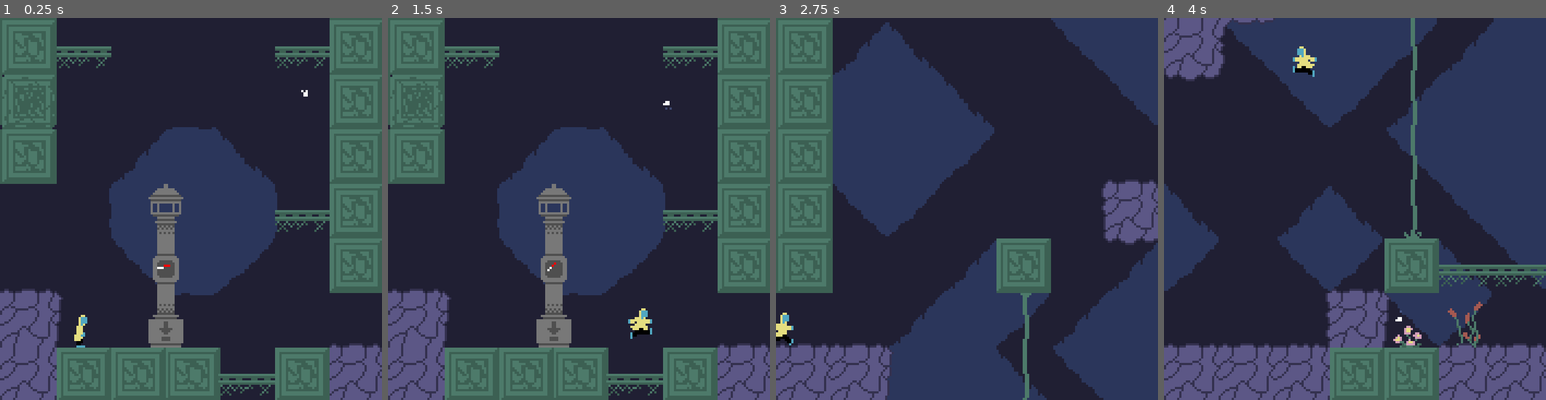
Above: before the commit, frames 1-4 (left to right).
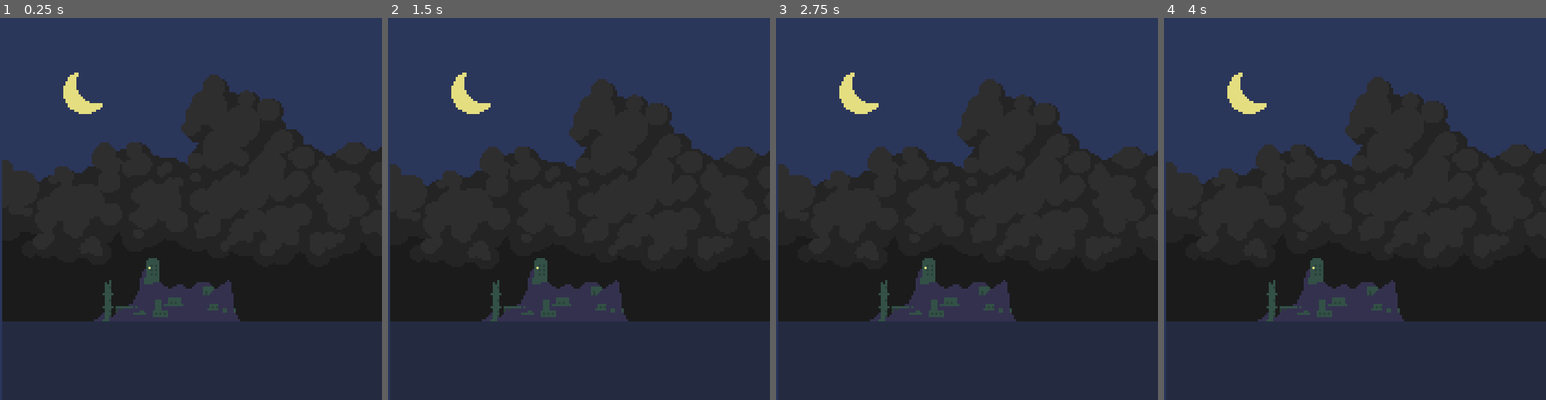
Above: after the commit, the same moments.

Repository: tabrasel/Glowkeeper
Game: Godot game, scene res://scenes/island_cutscene.tscn
Same seed, same stepped clock (60 frames per second), same inputs: the game is played once before the commit and once after it. Before the commit the project starts from res://scenes/game.tscn.
Inputs:
- Up to frame 1 (0.25 s): no input
- Up to frame 2 (1.5 s): hold Right (ui_right) 0.53-1.28 s; tap Z (jump) at 0.77 s; hold Down (ui_down) from 1.28 s (still down)
- Up to frame 3 (2.75 s): tap Z (jump) at 1.52 s; release Down (ui_down) at 2.03 s; hold Right (ui_right) from 2.03 s (still down)
- Up to frame 4 (4 s): tap Z (jump) at 3.02, 3.77 s; release Right (ui_right) at 3.53 s; hold Left (ui_left) from 3.53 s (still down)

The runs differ from the first frame. In frame 1, 68% of the frame differs, in the area x 0-100%, y 0-100%; in frame 2, 68%; in frame 3, 53%; in frame 4, 52%.

Commit message:
Add intro island cutscene

Diff:
--- a/project.godot
+++ b/project.godot
@@ -11,7 +11,7 @@
 [application]
 
 config/name="Small World"
-run/main_scene="res://scenes/game.tscn"
+run/main_scene="res://scenes/island_cutscene.tscn"
 config/features=PackedStringArray("4.2", "Mobile")
 boot_splash/show_image=false
 config/icon="res://assets/icon.svg"
--- /dev/null
+++ b/scenes/island_cutscene.tscn
@@ -0,0 +1,210 @@
+[gd_scene load_steps=19 format=3 uid="uid://86m8vtm5gjb3"]
+
+[ext_resource type="Script" path="res://scripts/island_cutscene.gd" id="1_qdfys"]
+[ext_resource type="PackedScene" uid="uid://27c45s4m5sou" path="res://scenes/game.tscn" id="2_qrmyg"]
+[ext_resource type="Texture2D" uid="uid://cf4rbytgp54ul" path="res://assets/cutscene/island.png" id="3_vribs"]
+[ext_resource type="Texture2D" uid="uid://dumx7f5kgs323" path="res://assets/spritesheets/sprite_thundercloud.png" id="4_oaawp"]
+[ext_resource type="Texture2D" uid="uid://c4rkhpvimh4ud" path="res://assets/spritesheets/spritesheet_lightning.png" id="5_8rfmo"]
+[ext_resource type="Texture2D" uid="uid://c8ff26qn4sppm" path="res://assets/cutscene/fade_dither.png" id="6_8f12j"]
+[ext_resource type="Script" path="res://scripts/lightning.gd" id="6_uyb8h"]
+[ext_resource type="AudioStream" uid="uid://cvsusq3qjp6b3" path="res://assets/sfx/sfx_sea_thunderstorm.wav" id="8_pcucu"]
+
+[sub_resource type="AtlasTexture" id="AtlasTexture_ivdte"]
+atlas = ExtResource("5_8rfmo")
+region = Rect2(0, 0, 32, 32)
+
+[sub_resource type="AtlasTexture" id="AtlasTexture_tdnhq"]
+atlas = ExtResource("5_8rfmo")
+region = Rect2(32, 0, 32, 32)
+
+[sub_resource type="AtlasTexture" id="AtlasTexture_oc18u"]
+atlas = ExtResource("5_8rfmo")
+region = Rect2(64, 0, 32, 32)
+
+[sub_resource type="AtlasTexture" id="AtlasTexture_ssu0c"]
+atlas = ExtResource("5_8rfmo")
+region = Rect2(0, 32, 32, 32)
+
+[sub_resource type="AtlasTexture" id="AtlasTexture_i1n4n"]
+atlas = ExtResource("5_8rfmo")
+region = Rect2(32, 32, 32, 32)
+
+[sub_resource type="AtlasTexture" id="AtlasTexture_cvtve"]
+atlas = ExtResource("5_8rfmo")
+region = Rect2(64, 32, 32, 32)
+
+[sub_resource type="SpriteFrames" id="SpriteFrames_sug4o"]
+animations = [{
+"frames": [{
+"duration": 1.0,
+"texture": SubResource("AtlasTexture_ivdte")
+}, {
+"duration": 1.0,
+"texture": SubResource("AtlasTexture_tdnhq")
+}, {
+"duration": 1.0,
+"texture": SubResource("AtlasTexture_oc18u")
+}],
+"loop": false,
+"name": &"strike_1",
+"speed": 10.0
+}, {
+"frames": [{
+"duration": 1.0,
+"texture": SubResource("AtlasTexture_ssu0c")
+}, {
+"duration": 1.0,
+"texture": SubResource("AtlasTexture_i1n4n")
+}, {
+"duration": 1.0,
+"texture": SubResource("AtlasTexture_cvtve")
+}],
+"loop": false,
+"name": &"strike_2",
+"speed": 10.0
+}]
+
+[sub_resource type="RectangleShape2D" id="RectangleShape2D_6i14l"]
+size = Vector2(175, 23)
+
+[sub_resource type="Animation" id="Animation_l6770"]
+resource_name = "intro"
+length = 9.0
+tracks/0/type = "method"
+tracks/0/imported = false
+tracks/0/enabled = true
+tracks/0/path = NodePath(".")
+tracks/0/interp = 1
+tracks/0/loop_wrap = true
+tracks/0/keys = {
+"times": PackedFloat32Array(9),
+"transitions": PackedFloat32Array(1),
+"values": [{
+"args": [],
+"method": &"switch_to_gameplay_scene"
+}]
+}
+tracks/1/type = "bezier"
+tracks/1/imported = false
+tracks/1/enabled = true
+tracks/1/path = NodePath("ThundercloudSprite:position:y")
+tracks/1/interp = 1
+tracks/1/loop_wrap = true
+tracks/1/keys = {
+"handle_modes": PackedInt32Array(0, 0, 0, 0, 0, 0),
+"points": PackedFloat32Array(90, -0.25, 0, 0.25, 0, 93, -0.25, 0, 0.25, 0, 90, -0.25, 0, 0.25, 0, 93, -0.25, 0, 0.25, 0, 90, -0.25, 0, 0.25, 0, 93, -0.25, 0, 0.25, 0),
+"times": PackedFloat32Array(0, 1.9, 3.6, 5.2, 7.1, 9)
+}
+tracks/2/type = "value"
+tracks/2/imported = false
+tracks/2/enabled = true
+tracks/2/path = NodePath("TransitionFade:position")
+tracks/2/interp = 1
+tracks/2/loop_wrap = true
+tracks/2/keys = {
+"times": PackedFloat32Array(0, 7.1, 7.7),
+"transitions": PackedFloat32Array(1, 1, 1),
+"update": 0,
+"values": [Vector2(-256, 0), Vector2(-256, 0), Vector2(0, 0)]
+}
+tracks/3/type = "value"
+tracks/3/imported = false
+tracks/3/enabled = true
+tracks/3/path = NodePath("SeaAudioPlayer:volume_db")
+tracks/3/interp = 1
+tracks/3/loop_wrap = true
+tracks/3/keys = {
+"times": PackedFloat32Array(0, 7.7, 8.8),
+"transitions": PackedFloat32Array(1, 1, 1),
+"update": 0,
+"values": [0.0, 0.0, -80.0]
+}
+
+[sub_resource type="AnimationLibrary" id="AnimationLibrary_jv3mq"]
+_data = {
+"intro": SubResource("Animation_l6770")
+}
+
+[node name="IslandCutscene" type="Node2D" node_paths=PackedStringArray("animator")]
+script = ExtResource("1_qdfys")
+animator = NodePath("AnimationPlayer")
+gameplay_scene = ExtResource("2_qrmyg")
+
+[node name="SkyColorRect" type="ColorRect" parent="."]
+offset_right = 175.0
+offset_bottom = 175.0
+color = Color(0.168627, 0.211765, 0.356863, 1)
+
+[node name="ThundercloudSprite" type="Sprite2D" parent="."]
+position = Vector2(88, 91.4091)
+texture = ExtResource("4_oaawp")
+
+[node name="IslandSprite" type="Sprite2D" parent="."]
+position = Vector2(88, 88)
+texture = ExtResource("3_vribs")
+
+[node name="LanternGlow" type="ColorRect" parent="."]
+offset_left = 68.0
+offset_top = 114.0
+offset_right = 69.0
+offset_bottom = 115.0
+color = Color(0.898039, 0.870588, 0.501961, 1)
+
+[node name="Lightning" type="Node2D" parent="." node_paths=PackedStringArray("strike_sprite", "strike_timer", "strike_area_shape")]
+position = Vector2(0, 115)
+script = ExtResource("6_uyb8h")
+strike_sprite = NodePath("AnimatedSprite2D")
+strike_timer = NodePath("StrikeTimer")
+strike_area_shape = NodePath("StrikeArea/CollisionShape2D")
+
+[node name="AnimatedSprite2D" type="AnimatedSprite2D" parent="Lightning"]
+position = Vector2(-4, 9)
+sprite_frames = SubResource("SpriteFrames_sug4o")
+animation = &"strike_1"
+
+[node name="StrikeArea" type="Area2D" parent="Lightning"]
+position = Vector2(149, 7)
+
+[node name="CollisionShape2D" type="CollisionShape2D" parent="Lightning/StrikeArea"]
+position = Vector2(-61.5, 4.5)
+shape = SubResource("RectangleShape2D_6i14l")
+
+[node name="StrikeTimer" type="Timer" parent="Lightning"]
+autostart = true
+
+[node name="TransitionFade" type="Control" parent="."]
+layout_mode = 3
+anchors_preset = 0
+offset_left = -256.0
+offset_right = -216.0
+offset_bottom = 40.0
+
+[node name="HBoxContainer2" type="HBoxContainer" parent="TransitionFade"]
+layout_mode = 0
+offset_right = 260.0
+offset_bottom = 192.0
+theme_override_constants/separation = 0
+
+[node name="ColorRect" type="ColorRect" parent="TransitionFade/HBoxContainer2"]
+custom_minimum_size = Vector2(192, 192)
+layout_mode = 2
+color = Color(0, 0, 0, 1)
+
+[node name="TextureRect" type="TextureRect" parent="TransitionFade/HBoxContainer2"]
+custom_minimum_size = Vector2(64, 192)
+layout_mode = 2
+size_flags_horizontal = 0
+texture = ExtResource("6_8f12j")
+
+[node name="AnimationPlayer" type="AnimationPlayer" parent="."]
+libraries = {
+"": SubResource("AnimationLibrary_jv3mq")
+}
+autoplay = "intro"
+
+[node name="SeaAudioPlayer" type="AudioStreamPlayer2D" parent="."]
+stream = ExtResource("8_pcucu")
+autoplay = true
+
+[connection signal="animation_finished" from="Lightning/AnimatedSprite2D" to="Lightning" method="_on_strike_animation_finished"]
+[connection signal="timeout" from="Lightning/StrikeTimer" to="Lightning" method="_on_strike_timer_timeout"]
--- /dev/null
+++ b/scripts/island_cutscene.gd
@@ -0,0 +1,16 @@
+extends Node2D
+
+@export var animator: AnimationPlayer
+@export var gameplay_scene: PackedScene
+
+
+func _input(_event):
+	if Input.is_action_pressed("ui_cancel"):
+		exit_game()
+
+func switch_to_gameplay_scene():
+	var scene_tree: SceneTree = get_tree()
+	scene_tree.change_scene_to_packed(gameplay_scene)
+
+func exit_game():
+	get_tree().quit()
--- /dev/null
+++ b/scripts/lightning.gd
@@ -0,0 +1,26 @@
+class_name Lightning
+extends Node2D
+
+@export var strike_sprite: AnimatedSprite2D
+@export var strike_timer: Timer
+@export var strike_area_shape: CollisionShape2D
+
+var _strike_area_rect: Rect2
+var _strike_animation_names: PackedStringArray
+var _next_animation_name: String
+
+func _ready():
+	_strike_area_rect = strike_area_shape.shape.get_rect()
+	_strike_animation_names = strike_sprite.sprite_frames.get_animation_names()
+	_reset()
+
+func _reset():
+	_next_animation_name = _strike_animation_names[randi() % _strike_animation_names.size()]
+	strike_timer.wait_time = randf_range(4, 6)
+	position.x = randf_range(0, _strike_area_rect.size.x)
+
+func _on_strike_timer_timeout():
+	strike_sprite.play(_next_animation_name)
+
+func _on_strike_animation_finished():
+	_reset()
Binary file added: assets/cutscene/fade_dither.png
Not shown, added: assets/cutscene/fade_dither.png.import
Binary file added: assets/cutscene/island.png
Not shown, added: assets/cutscene/island.png.import
Not shown, added: assets/sfx/sfx_sea_calm.wav.import
Not shown, added: assets/sfx/sfx_sea_thunderstorm.wav.import
Binary file added: assets/spritesheets/sprite_thundercloud.png
Not shown, added: assets/spritesheets/sprite_thundercloud.png.import
Binary file added: assets/spritesheets/spritesheet_lightning.png
Not shown, added: assets/spritesheets/spritesheet_lightning.png.import
Binary file added: assets/spritesheets/thundercloud.png
Not shown, added: assets/spritesheets/thundercloud.png.import
(and 2 more such lines)
